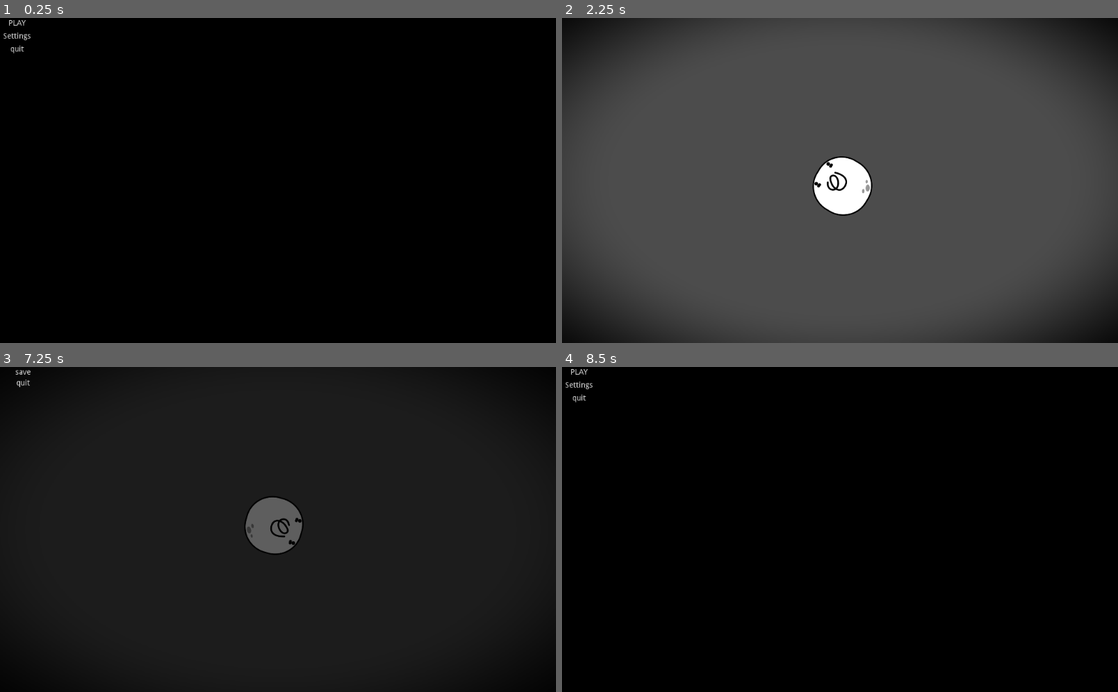
Above: before the commit, frames 1-4 (two rows, left to right).
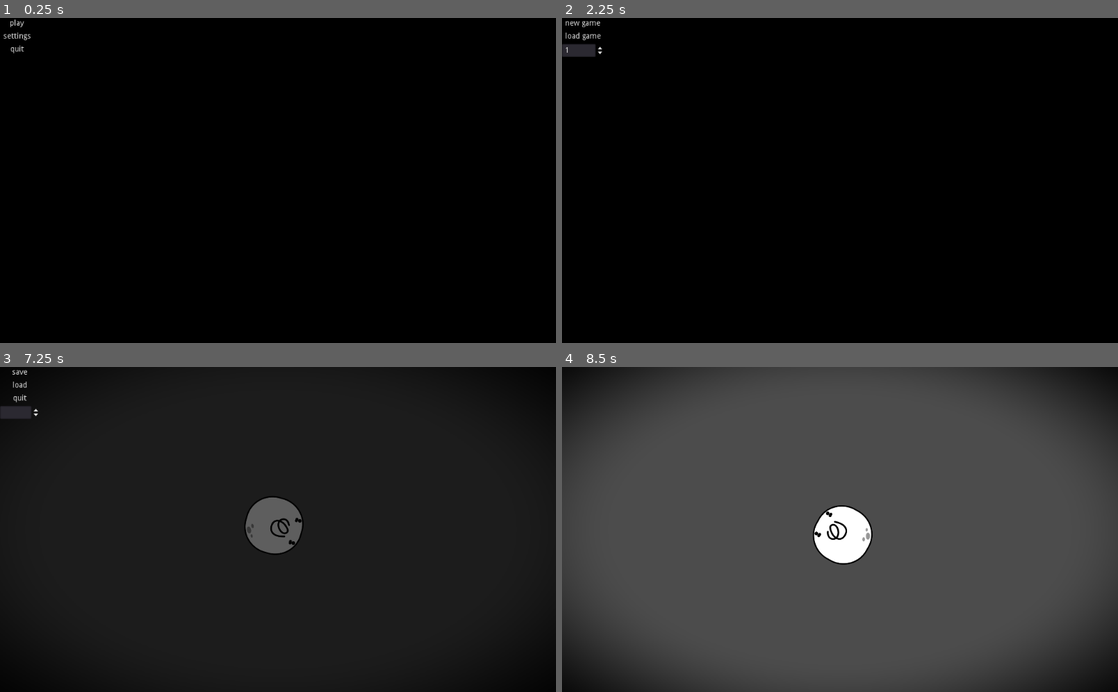
Above: after the commit, the same moments.

Repository: darnest99/Jam1
Game: Godot game, scene res://srs/UI/Menu.tscn
Two runs of this game, one before a commit and one after it. Both use one fixed random seed, a clock stepped at 60 frames per second and the inputs below. Before the commit the project starts from res://srs/World/Menu.tscn.
Inputs (mouse positions are in pixels of both pictures, inside the frame that each line leads up to):
- Up to frame 1 (0.25 s): no input
- Up to frame 2 (2.25 s): click "Settings" (after the commit: "settings") at 0.5 s; click "back" at 1.25 s; click "PLAY" (after the commit: "play") at 2 s
- Up to frame 3 (7.25 s): click (22, 386) at 2.75 s, where only the run after the commit has a clickable "load game"; tap Enter at 3.5 s; move the mouse to (400, 513) at 3.52 s; hold W (forward) 3.53-4.28 s; click (400, 513) at 3.6 s; move the mouse to (166, 545) at 4.27 s; tap Space (dash_press) at 4.35, 5.85 s; move the mouse to (333, 458) at 5.02 s; hold W (forward) 5.03-6.53 s; click (333, 458) at 5.1 s; move the mouse to (250, 594) at 5.77 s; move the mouse to (444, 578) at 6.52 s; click (444, 578) at 6.6 s; tap Escape (pause) at 7.15 s
- Up to frame 4 (8.5 s): click "save" at 7.25 s; click (584, 386) at 8 s, where only the run after the commit has a clickable "load"

The runs differ from the first frame. In frame 1, less than 0.1% of the frame differs, in the area x 0-5%, y 0-6%; in frame 2, 98%; in frame 3, 0.3%; in frame 4, 98%, in the area x 0-100%, y 0-100%.

Commit message:
added saving and loading and more UI

Diff:
--- a/Jam1/project.godot
+++ b/Jam1/project.godot
@@ -8,16 +8,22 @@
 
 config_version=4
 
-_global_script_classes=[  ]
+_global_script_classes=[ {
+"base": "Resource",
+"class": "SaveGame",
+"language": "GDScript",
+"path": "res://srs/Save/SaveGame.gd"
+} ]
 _global_script_class_icons={
-
+"SaveGame": ""
 }
 
 [application]
 
 config/name="IamEverywhere"
-run/main_scene="res://srs/World/Menu.tscn"
+run/main_scene="res://srs/UI/Menu.tscn"
 config/icon="res://Assets/icon.png"
+config/version="0.1"
 
 [input]
 
--- a/Jam1/srs/Actors/ColorRect.gd
+++ b/Jam1/srs/Actors/ColorRect.gd
@@ -5,12 +5,13 @@
 # var a = 2
 # var b = "text"
 onready var tween = get_node("Tween")
-var mult
-var soft
+var mult = 0.4
+var soft = 0.8
 
 # Called when the node enters the scene tree for the first time.
 func _ready():
-	pass # Replace with function body.
+	pass
+
 
 
 # Called every frame. 'delta' is the elapsed time since the previous frame.
@@ -25,3 +26,10 @@
 	soft = material.get('shader_param/softness')
 	tween.interpolate_property(get_material(), "shader_param/softness", soft, soft-0.1, 0.1, Tween.TRANS_LINEAR, Tween.EASE_OUT)
 	tween.start()
+
+
+func _on_PlayerBase_loaded():
+	#stupid way to get root node
+	var index = get_parent().get_parent().get_parent().get_parent().blurb_index
+	material.set_shader_param("multiplier", mult - 0.1*index)
+	material.set_shader_param("softness", soft - 0.1*index)
--- a/Jam1/srs/Actors/PlayerBase.gd
+++ b/Jam1/srs/Actors/PlayerBase.gd
@@ -2,11 +2,35 @@
 
 
 var game_over = false
+var blurb_index = 0
+var loadPos
+onready var SAVE_KEY: String = "player"
+
+signal loaded
 
 
 #Check if game is over and go to menu
 func _process(delta):
+	blurb_index = $KinematicBody2D.blurb_index
 	game_over = $KinematicBody2D.game_over
 	if game_over == true:
+		get_tree().paused = true
 		yield(get_tree().create_timer(0.1), "timeout")
-		get_tree().change_scene("res://srs/World/Menu.tscn")
+		get_tree().change_scene("res://srs/UI/Menu.tscn")
+
+
+func save(save_game: Resource):
+	save_game.data[SAVE_KEY] = {
+		'blurb_index': blurb_index,
+		'position': $KinematicBody2D.global_position,
+	}
+
+
+func load(save_game: Resource):
+	var data: Dictionary = save_game.data[SAVE_KEY]
+	blurb_index = data['blurb_index']
+	loadPos = data['position']
+	print('loading')
+	emit_signal("loaded")
+#	get_node("KinematicBody2D").blurb_index = blurb_index
+#	get_child(0).global_position.set(loadPos)
--- a/Jam1/srs/Actors/PlayerBase.tscn
+++ b/Jam1/srs/Actors/PlayerBase.tscn
@@ -6,7 +6,7 @@
 [ext_resource path="res://srs/Actors/PlayerBase.gd" type="Script" id=4]
 [ext_resource path="res://Assets/headbuttparticle_sphere.png" type="Texture" id=5]
 [ext_resource path="res://srs/Actors/ColorRect.gd" type="Script" id=6]
-[ext_resource path="res://srs/World/PauseBase.tscn" type="PackedScene" id=7]
+[ext_resource path="res://srs/UI/PauseBase.tscn" type="PackedScene" id=7]
 
 [sub_resource type="Shader" id=1]
 code = "shader_type canvas_item;
@@ -154,7 +154,9 @@
 radius = 94.1251
 height = 55.4366
 
-[node name="PlayerBase" type="Node2D"]
+[node name="PlayerBase" type="Node2D" groups=[
+"save",
+]]
 script = ExtResource( 4 )
 
 [node name="KinematicBody2D" type="KinematicBody2D" parent="."]
@@ -244,6 +246,8 @@
 [node name="HeartCollision" type="CollisionShape2D" parent="KinematicBody2D/Heart"]
 position = Vector2( -39.522, -11.7725 )
 shape = SubResource( 18 )
+[connection signal="loaded" from="." to="KinematicBody2D/Camera2D/CanvasLayer/ColorRect" method="_on_PlayerBase_loaded"]
+[connection signal="loaded" from="." to="KinematicBody2D" method="_on_PlayerBase_loaded"]
+[connection signal="body_entered" from="KinematicBody2D/Heart" to="." method="_on_Heart_body_entered"]
 [connection signal="body_entered" from="KinematicBody2D/Heart" to="KinematicBody2D/Camera2D/CanvasLayer/ColorRect" method="_on_Heart_body_entered"]
-[connection signal="body_entered" from="KinematicBody2D/Heart" to="." method="_on_Heart_body_entered"]
 [connection signal="body_entered" from="KinematicBody2D/Heart" to="KinematicBody2D" method="_on_Heart_body_entered"]
--- a/Jam1/srs/Actors/PlayerKinematicBody2D.gd
+++ b/Jam1/srs/Actors/PlayerKinematicBody2D.gd
@@ -1,4 +1,5 @@
 extends KinematicBody2D
+
 
 export var speed = 200
 export var dash_multiplier = 100
@@ -9,9 +10,13 @@
 var blurbs = []
 var game_over = false
 var dir
+var blurb_index = 0
+var loadPos
+
 
 func _ready():
 	blurbs = $Blurbs.get_children()
+
 
 func get_input():
 	# Add these actions in Project Settings -> Input Map.
@@ -66,23 +71,25 @@
 		#Then make the shaders begin emmiting
 
 
-var blurb_index = 0
-
 func _on_Heart_body_entered(body):
-	var mult
-	var soft
-	print('glug')
 	blurbs[blurb_index].emitting = true
 	blurb_index += 1
-	mult = $Camera2D/CanvasLayer/ColorRect.material.get('shader_param/multiplier')
-#	tween.interpolate_property(get_material(), "shader_param/multiplier", mult, mult-0.1, 0.1, Tween.TRANS_LINEAR, Tween.EASE_OUT)
-	$Camera2D/CanvasLayer/ColorRect.material.set('shader_param/multiplier', mult - 0.1)
-	soft = $Camera2D/CanvasLayer/ColorRect.material.get('shader_param/softness')
-#	tween.interpolate_property(get_material(), "shader_param/softness", soft, soft-0.1, 0.1, Tween.TRANS_LINEAR, Tween.EASE_OUT)
-#	tween.start()
-	$Camera2D/CanvasLayer/ColorRect.material.set('shader_param/softness', soft - 0.1)
 	if blurb_index == blurbs.size():
 		print(blurb_index)
 		print('game over')
 		game_over = true
 		return game_over
+
+
+func _on_PlayerBase_loaded():
+	print('loaded')
+	var blurb_index = get_parent().blurb_index
+	print(blurb_index)
+	var loadPos = get_parent().loadPos
+	if blurb_index == null:
+		blurb_index = 0
+	#idk why these are not appearing
+	for blurb in range(blurb_index):
+		print(blurb)
+		blurbs[blurb].emitting = true
+	global_position = loadPos
--- /dev/null
+++ b/Jam1/srs/Save/GameSaver.gd
@@ -0,0 +1,46 @@
+# Saves and loads savegame files
+# Each node is responsible for finding itself in the save_game
+# dict so saves don't rely on the nodes' path or their source file
+extends Node
+
+const SaveGame = preload('res://srs/Save/SaveGame.gd')
+# TODO: Use project setting to save to res://debug vs user://
+var SAVE_FOLDER: String = "res://srs/Save/save"
+var SAVE_NAME_TEMPLATE: String = "save_%03d.tres"
+
+
+func save(id: int):
+	# Passes a SaveGame resource to all nodes to save data from
+	# and writes it to the disk
+	var save_game := SaveGame.new()
+	save_game.game_version = ProjectSettings.get_setting("application/config/version")
+	for node in get_tree().get_nodes_in_group('save'):
+		node.save(save_game)
+
+	var directory: Directory = Directory.new()
+	if not directory.dir_exists(SAVE_FOLDER):
+		directory.make_dir_recursive(SAVE_FOLDER)
+
+	var save_path = SAVE_FOLDER.plus_file(SAVE_NAME_TEMPLATE % id)
+	var error: int = ResourceSaver.save(save_path, save_game)
+	if error != OK:
+		print('There was an issue writing the save %s to %s' % [id, save_path])
+
+
+func load(id: int):
+	# Reads a saved game from the disk and delegates loading
+	# to the individual nodes to load
+	var save_file_path: String = SAVE_FOLDER.plus_file(SAVE_NAME_TEMPLATE % id)
+	print(SAVE_NAME_TEMPLATE % id)
+	var file: File = File.new()
+	if not file.file_exists(save_file_path):
+		print("Save file %s doesn't exist" % save_file_path)
+		return
+
+	var save_game: Resource = load(save_file_path)
+	print(get_tree().get_nodes_in_group('save'))
+	#player base is not within the tree from main menu so it is not in the group
+	for node in get_tree().get_nodes_in_group('save'):
+		node.load(save_game)
+	get_tree().change_scene("res://srs/World/WorldBase.tscn")
+	get_tree().paused = false
--- /dev/null
+++ b/Jam1/srs/Save/GameSaver.tscn
@@ -0,0 +1,6 @@
+[gd_scene load_steps=2 format=2]
+
+[ext_resource path="res://srs/Save/GameSaver.gd" type="Script" id=1]
+
+[node name="GameSaver" type="Node"]
+script = ExtResource( 1 )
--- /dev/null
+++ b/Jam1/srs/Save/SaveGame.gd
@@ -0,0 +1,9 @@
+# Saves and loads savegame files
+# Each node is responsible for finding itself in the save_game
+# dict so saves don't rely on the nodes' path or their source file
+extends Resource
+
+class_name SaveGame
+
+export var game_version: String = ''
+export var data: Dictionary = {}
--- /dev/null
+++ b/Jam1/srs/Save/save/save_001.tres
@@ -0,0 +1,13 @@
+[gd_resource type="Resource" load_steps=2 format=2]
+
+[ext_resource path="res://srs/Save/SaveGame.gd" type="Script" id=1]
+
+[resource]
+script = ExtResource( 1 )
+game_version = "0.1"
+data = {
+"player": {
+"blurb_index": 0,
+"position": Vector2( -401.921, -743.292 )
+}
+}
--- /dev/null
+++ b/Jam1/srs/Save/save/save_002.tres
@@ -0,0 +1,13 @@
+[gd_resource type="Resource" load_steps=2 format=2]
+
+[ext_resource path="res://srs/Save/SaveGame.gd" type="Script" id=1]
+
+[resource]
+script = ExtResource( 1 )
+game_version = "0.1"
+data = {
+"player": {
+"blurb_index": 1,
+"position": Vector2( -756.22, -342.1 )
+}
+}
--- /dev/null
+++ b/Jam1/srs/Save/save/save_003.tres
@@ -0,0 +1,13 @@
+[gd_resource type="Resource" load_steps=2 format=2]
+
+[ext_resource path="res://srs/Save/SaveGame.gd" type="Script" id=1]
+
+[resource]
+script = ExtResource( 1 )
+game_version = "0.1"
+data = {
+"player": {
+"blurb_index": 2,
+"position": Vector2( -1249.41, 1093.26 )
+}
+}
--- /dev/null
+++ b/Jam1/srs/Save/save/save_004.tres
@@ -0,0 +1,13 @@
+[gd_resource type="Resource" load_steps=2 format=2]
+
+[ext_resource path="res://srs/Save/SaveGame.gd" type="Script" id=1]
+
+[resource]
+script = ExtResource( 1 )
+game_version = "0.1"
+data = {
+"player": {
+"blurb_index": 2,
+"position": Vector2( -2019.95, -846.087 )
+}
+}
--- /dev/null
+++ b/Jam1/srs/Save/save/save_005.tres
@@ -0,0 +1,13 @@
+[gd_resource type="Resource" load_steps=2 format=2]
+
+[ext_resource path="res://srs/Save/SaveGame.gd" type="Script" id=1]
+
+[resource]
+script = ExtResource( 1 )
+game_version = "0.1"
+data = {
+"player": {
+"blurb_index": 2,
+"position": Vector2( -798.902, -761.195 )
+}
+}
--- /dev/null
+++ b/Jam1/srs/Save/save/save_006.tres
@@ -0,0 +1,13 @@
+[gd_resource type="Resource" load_steps=2 format=2]
+
+[ext_resource path="res://srs/Save/SaveGame.gd" type="Script" id=1]
+
+[resource]
+script = ExtResource( 1 )
+game_version = "0.1"
+data = {
+"player": {
+"blurb_index": 2,
+"position": Vector2( 316.718, 711.618 )
+}
+}
--- /dev/null
+++ b/Jam1/srs/UI/LoadBase.gd
@@ -0,0 +1,15 @@
+extends Control
+
+
+onready var spin_box : SpinBox = $MarginContainer/GridContainer/SpinBox
+onready var game_saver : Node = $GameSaver
+
+
+func _on_NewGameButton_pressed():
+	get_tree().change_scene("res://srs/World/WorldBase.tscn")
+	get_tree().paused = false
+
+
+#player base is not within the tree
+func _on_LoadGame_pressed():
+	game_saver.load(spin_box.value)
--- /dev/null
+++ b/Jam1/srs/UI/LoadBase.tscn
@@ -0,0 +1,59 @@
+[gd_scene load_steps=3 format=2]
+
+[ext_resource path="res://srs/UI/LoadBase.gd" type="Script" id=1]
+[ext_resource path="res://srs/Save/GameSaver.tscn" type="PackedScene" id=2]
+
+[node name="LoadBase" type="Control"]
+pause_mode = 2
+anchor_right = 1.0
+anchor_bottom = 1.0
+script = ExtResource( 1 )
+__meta__ = {
+"_edit_use_anchors_": false
+}
+
+[node name="MarginContainer" type="MarginContainer" parent="."]
+anchor_right = 1.0
+anchor_bottom = 1.0
+__meta__ = {
+"_edit_use_anchors_": false
+}
+
+[node name="ColorRect" type="ColorRect" parent="MarginContainer"]
+margin_right = 1024.0
+margin_bottom = 600.0
+color = Color( 0, 0, 0, 1 )
+
+[node name="GridContainer" type="GridContainer" parent="MarginContainer"]
+margin_right = 1024.0
+margin_bottom = 600.0
+__meta__ = {
+"_edit_use_anchors_": false
+}
+
+[node name="NewGameButton" type="Button" parent="MarginContainer/GridContainer"]
+margin_right = 78.0
+margin_bottom = 20.0
+text = "new game"
+flat = true
+expand_icon = true
+
+[node name="LoadGame" type="Button" parent="MarginContainer/GridContainer"]
+margin_top = 24.0
+margin_right = 78.0
+margin_bottom = 44.0
+text = "load game"
+flat = true
+expand_icon = true
+
+[node name="SpinBox" type="SpinBox" parent="MarginContainer/GridContainer"]
+margin_top = 48.0
+margin_right = 78.0
+margin_bottom = 72.0
+min_value = 1.0
+max_value = 1000.0
+value = 1.0
+
+[node name="GameSaver" parent="." instance=ExtResource( 2 )]
+[connection signal="pressed" from="MarginContainer/GridContainer/NewGameButton" to="." method="_on_NewGameButton_pressed"]
+[connection signal="pressed" from="MarginContainer/GridContainer/LoadGame" to="." method="_on_LoadGame_pressed"]
--- /dev/null
+++ b/Jam1/srs/UI/Menu.gd
@@ -0,0 +1,21 @@
+extends Control
+
+
+#make cursor visible
+func _ready():
+	Input.set_mouse_mode(Input.MOUSE_MODE_VISIBLE)
+
+
+#start game
+func _on_StartButton_pressed():
+	get_tree().change_scene("res://srs/UI/LoadBase.tscn")
+
+
+#go to settings
+func _on_SettingsButton_pressed():
+	get_tree().change_scene("res://srs/UI/Settings.tscn")
+
+
+#quit
+func _on_QuitButton_pressed():
+	get_tree().quit()
--- /dev/null
+++ b/Jam1/srs/UI/Menu.tscn
@@ -0,0 +1,56 @@
+[gd_scene load_steps=2 format=2]
+
+[ext_resource path="res://srs/UI/Menu.gd" type="Script" id=1]
+
+[node name="MenuBase" type="Control"]
+pause_mode = 2
+anchor_right = 1.0
+anchor_bottom = 1.0
+script = ExtResource( 1 )
+__meta__ = {
+"_edit_use_anchors_": false
+}
+
+[node name="MarginContainer" type="MarginContainer" parent="."]
+anchor_right = 1.0
+anchor_bottom = 1.0
+__meta__ = {
+"_edit_use_anchors_": false
+}
+
+[node name="ColorRect" type="ColorRect" parent="MarginContainer"]
+margin_right = 1024.0
+margin_bottom = 600.0
+color = Color( 0, 0, 0, 1 )
+
+[node name="GridContainer" type="GridContainer" parent="MarginContainer"]
+margin_right = 1024.0
+margin_bottom = 600.0
+
+[node name="StartButton" type="Button" parent="MarginContainer/GridContainer"]
+margin_right = 63.0
+margin_bottom = 20.0
+grow_horizontal = 2
+grow_vertical = 2
+text = "play"
+flat = true
+
+[node name="SettingsButton" type="Button" parent="MarginContainer/GridContainer"]
+margin_top = 24.0
+margin_right = 63.0
+margin_bottom = 44.0
+text = "settings"
+flat = true
+
+[node name="QuitButton" type="Button" parent="MarginContainer/GridContainer"]
+margin_top = 48.0
+margin_right = 63.0
+margin_bottom = 68.0
+text = "quit"
+flat = true
+[connection signal="pressed" from="MarginContainer/GridContainer/StartButton" to="." method="_on_StartButton_pressed"]
+[connection signal="pressed" from="MarginContainer/GridContainer/StartButton" to="." method="_on_Button_pressed"]
+[connection signal="toggled" from="MarginContainer/GridContainer/StartButton" to="." method="_on_StartButton_toggled"]
+[connection signal="pressed" from="MarginContainer/GridContainer/SettingsButton" to="." method="_on_SettingsButton_pressed"]
+[connection signal="pressed" from="MarginContainer/GridContainer/SettingsButton" to="." method="_on_SeetingsButton_pressed"]
+[connection signal="pressed" from="MarginContainer/GridContainer/QuitButton" to="." method="_on_QuitButton_pressed"]
--- /dev/null
+++ b/Jam1/srs/UI/PauseBase.gd
@@ -0,0 +1,34 @@
+extends Control
+
+
+onready var spin_box : SpinBox = $MarginContainer/GridContainer/SpinBox
+onready var game_saver : Node = $GameSaver
+
+
+# Called when the node enters the scene tree for the first time.
+func _ready():
+	visible = false
+
+
+# Called every frame. 'delta' is the elapsed time since the previous frame.
+#func _process(delta):
+#	pass
+
+func _input(event):
+	if event.is_action_pressed('pause'):
+		var pause_state = not get_tree().paused
+		get_tree().paused = pause_state
+		visible = pause_state
+		Input.set_mouse_mode(Input.MOUSE_MODE_VISIBLE)
+
+
+func _on_quitButton_pressed():
+	get_tree().change_scene("res://srs/UI/Menu.tscn")
+
+
+func _on_saveButton_pressed():
+	game_saver.save(spin_box.value)
+
+
+func _on_loadButton_pressed():
+	game_saver.load(spin_box.value)
--- /dev/null
+++ b/Jam1/srs/UI/PauseBase.tscn
@@ -0,0 +1,77 @@
+[gd_scene load_steps=3 format=2]
+
+[ext_resource path="res://srs/UI/PauseBase.gd" type="Script" id=1]
+[ext_resource path="res://srs/Save/GameSaver.tscn" type="PackedScene" id=2]
+
+[node name="PauseBase" type="Control"]
+pause_mode = 2
+anchor_right = 1.0
+anchor_bottom = 1.0
+script = ExtResource( 1 )
+__meta__ = {
+"_edit_use_anchors_": false
+}
+
+[node name="MarginContainer" type="MarginContainer" parent="."]
+anchor_right = 1.0
+anchor_bottom = 1.0
+__meta__ = {
+"_edit_use_anchors_": false
+}
+
+[node name="ColorRect" type="ColorRect" parent="MarginContainer"]
+margin_right = 1024.0
+margin_bottom = 600.0
+color = Color( 0, 0, 0, 0.627451 )
+__meta__ = {
+"_edit_use_anchors_": false
+}
+
+[node name="GridContainer" type="GridContainer" parent="MarginContainer"]
+margin_right = 1024.0
+margin_bottom = 600.0
+
+[node name="saveButton" type="Button" parent="MarginContainer/GridContainer"]
+margin_right = 74.0
+margin_bottom = 20.0
+text = "save"
+flat = true
+expand_icon = true
+__meta__ = {
+"_edit_use_anchors_": false
+}
+
+[node name="loadButton" type="Button" parent="MarginContainer/GridContainer"]
+margin_top = 24.0
+margin_right = 74.0
+margin_bottom = 44.0
+text = "load"
+flat = true
+expand_icon = true
+
+[node name="quitButton" type="Button" parent="MarginContainer/GridContainer"]
+margin_top = 48.0
+margin_right = 74.0
+margin_bottom = 68.0
+text = "quit"
+flat = true
+expand_icon = true
+__meta__ = {
+"_edit_use_anchors_": false
+}
+
+[node name="SpinBox" type="SpinBox" parent="MarginContainer/GridContainer"]
+margin_top = 72.0
+margin_right = 74.0
+margin_bottom = 96.0
+min_value = 1.0
+max_value = 1000.0
+value = 1.0
+__meta__ = {
+"_edit_use_anchors_": false
+}
+
+[node name="GameSaver" parent="." instance=ExtResource( 2 )]
+[connection signal="pressed" from="MarginContainer/GridContainer/saveButton" to="." method="_on_saveButton_pressed"]
+[connection signal="pressed" from="MarginContainer/GridContainer/loadButton" to="." method="_on_loadButton_pressed"]
+[connection signal="pressed" from="MarginContainer/GridContainer/quitButton" to="." method="_on_quitButton_pressed"]
--- /dev/null
+++ b/Jam1/srs/UI/Settings.gd
@@ -0,0 +1,15 @@
+extends Control
+
+
+# Called every frame. 'delta' is the elapsed time since the previous frame.
+#func _process(delta):
+#	pass
+
+#switch to the opposite screen size as current when pressed
+func _on_FullscreenButton_pressed():
+	OS.set_window_fullscreen(!OS.window_fullscreen)
+
+
+#go back to menu
+func _on_BackButton_pressed():
+	get_tree().change_scene("res://srs/UI/Menu.tscn")
--- /dev/null
+++ b/Jam1/srs/UI/Settings.tscn
@@ -0,0 +1,47 @@
+[gd_scene load_steps=2 format=2]
+
+[ext_resource path="res://srs/UI/Settings.gd" type="Script" id=2]
+
+[node name="SettingsBase" type="Control"]
+anchor_right = 1.0
+anchor_bottom = 1.0
+script = ExtResource( 2 )
+__meta__ = {
+"_edit_use_anchors_": false
+}
+
+[node name="MarginContainer" type="MarginContainer" parent="."]
+anchor_right = 1.0
+anchor_bottom = 1.0
+__meta__ = {
+"_edit_use_anchors_": false
+}
+
+[node name="ColorRect" type="ColorRect" parent="MarginContainer"]
+margin_right = 1024.0
+margin_bottom = 600.0
+color = Color( 0, 0, 0, 1 )
+
+[node name="GridContainer" type="GridContainer" parent="MarginContainer"]
+margin_right = 1024.0
+margin_bottom = 600.0
+
+[node name="FullscreenButton" type="Button" parent="MarginContainer/GridContainer"]
+margin_right = 78.0
+margin_bottom = 20.0
+toggle_mode = true
+text = "Fullscreen"
+flat = true
+__meta__ = {
+"_edit_use_anchors_": false
+}
+
+[node name="BackButton" type="Button" parent="MarginContainer/GridContainer"]
+margin_top = 24.0
+margin_right = 78.0
+margin_bottom = 44.0
+text = "back"
+flat = true
+[connection signal="pressed" from="MarginContainer/GridContainer/FullscreenButton" to="." method="_on_FullscreenButton_pressed"]
+[connection signal="toggled" from="MarginContainer/GridContainer/FullscreenButton" to="." method="_on_FullscreenButton_toggled"]
+[connection signal="pressed" from="MarginContainer/GridContainer/BackButton" to="." method="_on_BackButton_pressed"]
--- a/Jam1/srs/World/WorldBase.tscn
+++ b/Jam1/srs/World/WorldBase.tscn
@@ -1,8 +1,9 @@
-[gd_scene load_steps=4 format=2]
+[gd_scene load_steps=5 format=2]
 
 [ext_resource path="res://srs/Actors/PlayerBase.tscn" type="PackedScene" id=1]
 [ext_resource path="res://srs/Actors/BlurbBase.tscn" type="PackedScene" id=2]
 [ext_resource path="res://srs/World/WorldBase.gd" type="Script" id=3]
+[ext_resource path="res://srs/Save/GameSaver.tscn" type="PackedScene" id=4]
 
 [node name="WorldBase" type="Node2D"]
 script = ExtResource( 3 )
@@ -37,4 +38,6 @@
 
 [node name="pos4" type="Position2D" parent="SpawnPositions"]
 position = Vector2( -193.209, 35.5847 )
+
+[node name="GameSaver" parent="." instance=ExtResource( 4 )]
 [connection signal="timeout" from="MobTimer" to="." method="_on_MobTimer_timeout"]
